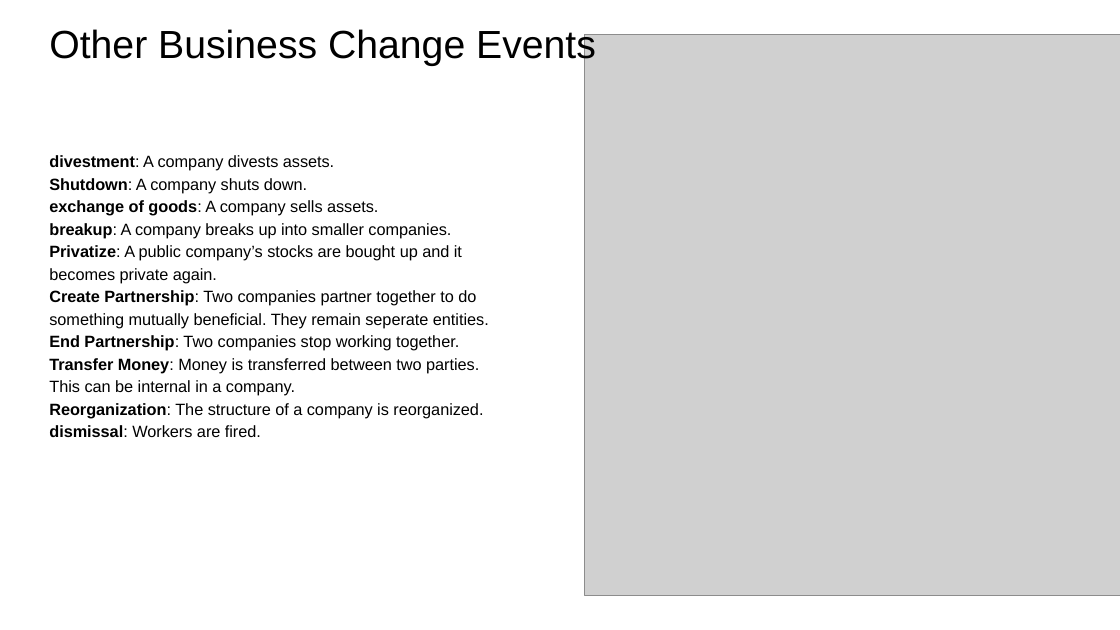
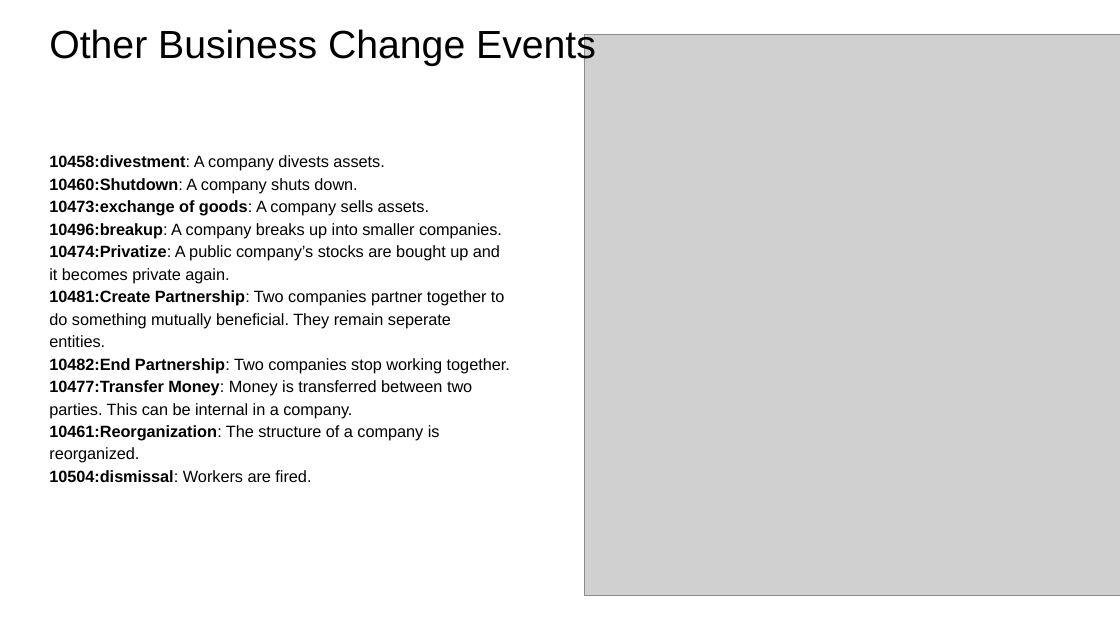
Before and after one commit to RESIN-KAIROS/schemalib, a slide deck: slide 12 of hrf/business_change.pptx. Drawn at 1120x630 pixels with LibreOffice and Linux fonts; fonts in the diff are those of the drawing; grey boxes stand for pictures. Boxes give left, top, right and bottom in pixels: in the first picture for what was removed or moved away, otherwise in the second. Text is boxed around its words. In the diff, an @@ line names an element or a change of style, - is before the commit and + after.

```diff
--- a/hrf/business_change.pptx
+++ b/hrf/business_change.pptx
@@ text at box(49, 155, 510, 482): text changed @@
-divestment: A company divests assets.
-Shutdown: A company shuts down.
-exchange of goods: A company sells assets.
-breakup: A company breaks up into smaller companies.
-Privatize: A public company’s stocks are bought up and it becomes private again.
-Create Partnership: Two companies partner together to do something mutually beneficial. They remain seperate entities.
-End Partnership: Two companies stop working together.
-Transfer Money: Money is transferred between two parties. This can be internal in a company.
-Reorganization: The structure of a company is reorganized.
-dismissal: Workers are fired.
+10458:divestment: A company divests assets.
+10460:Shutdown: A company shuts down.
+10473:exchange of goods: A company sells assets.
+10496:breakup: A company breaks up into smaller companies.
+10474:Privatize: A public company’s stocks are bought up and it becomes private again.
+10481:Create Partnership: Two companies partner together to do something mutually beneficial. They remain seperate entities.
+10482:End Partnership: Two companies stop working together.
+10477:Transfer Money: Money is transferred between two parties. This can be internal in a company.
+10461:Reorganization: The structure of a company is reorganized.
+10504:dismissal: Workers are fired.
```
Also in this commit, not shown: 8 other slides changed, 39 other files.
